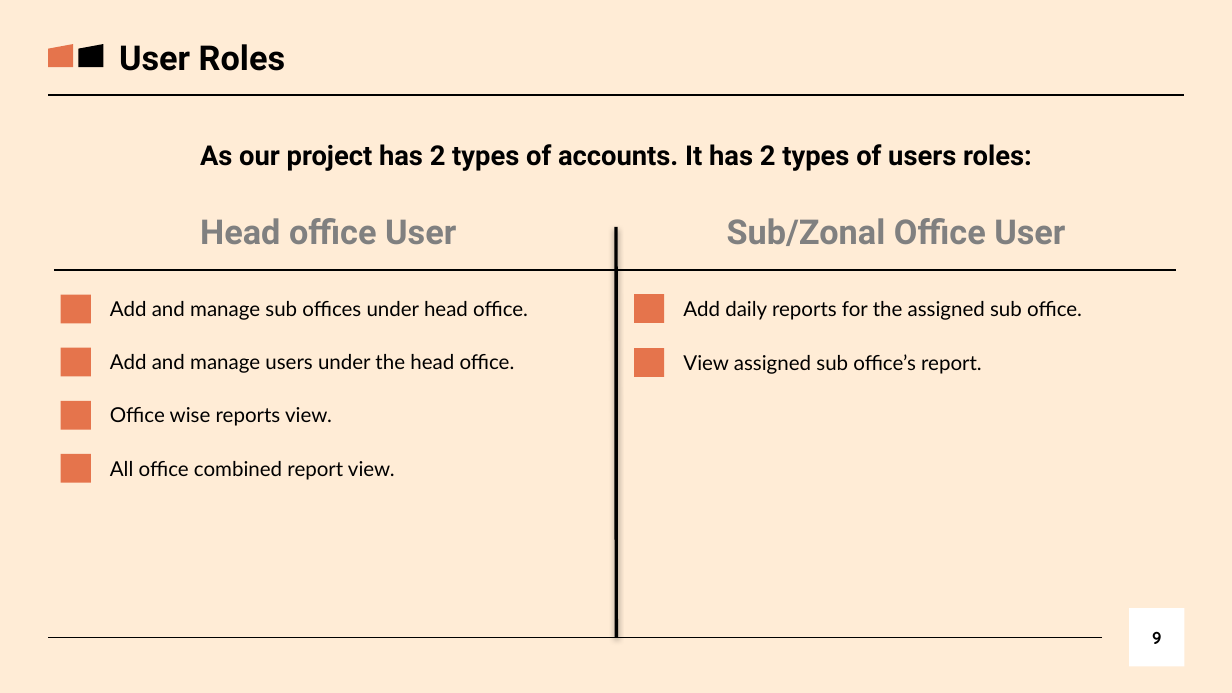
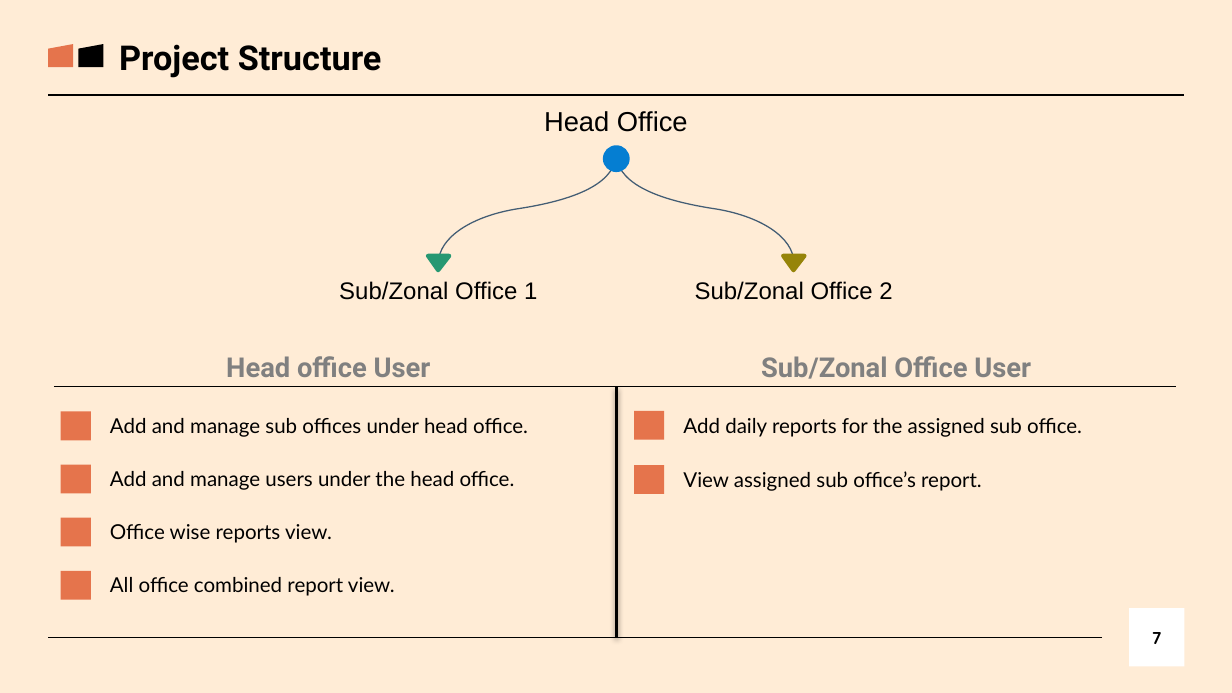
Before and after one commit to itstanmaymitra/eims, a slide deck: slide 7 of presentation/Presentation.pptx (slide 9 before the commit). Drawn at 1232x693 pixels with LibreOffice and Linux fonts; fonts in the diff are those of the drawing. Boxes give left, top, right and bottom in pixels: in the first picture for what was removed or moved away, otherwise in the second. Text is boxed around its words. In the diff, an @@ line names an element or a change of style, - is before the commit and + after.

```diff
--- a/presentation/Presentation.pptx
+++ b/presentation/Presentation.pptx
@@ text at (119, 44, 382, 78): text changed @@
-User Roles
+Project Structure
@@ text added at (544, 111, 688, 132), 16 pt, text #000000 @@
+Head Office
@@ title removed at (200, 144, 1032, 171) @@
-As our project has 2 types of accounts. It has 2 types of users roles:
@@ group added at (425, 145, 807, 272): 5 freeform shapes @@
@@ text added at (339, 281, 537, 300), 14 pt, text #000000 @@
+Sub/Zonal Office 1
@@ text added at (695, 281, 892, 300), 14 pt, text #000000 @@
+Sub/Zonal Office 2
@@ text "Head office User": place and size @@
-text "Head office User" at (200, 218, 456, 244)
+text "Head office User" at (226, 356, 431, 377)
@@ text "Head office User" at (226, 356, 431, 377): size 20 to 16 pt @@
@@ text "Sub/Zonal Office User": place and size @@
-text "Sub/Zonal Office User" at (727, 218, 1065, 246)
+text "Sub/Zonal Office User" at (761, 356, 1031, 379)
@@ text "Sub/Zonal Office User" at (761, 356, 1031, 379): size 20 to 16 pt @@
@@ line moved from (616, 227) - (616, 637) to (616, 387) - (616, 637) @@
@@ 6 texts, 6 rectangles, 1 line: place and size @@
-6 texts, 6 rectangles, 1 line at (54, 270, 1177, 483)
+6 texts, 6 rectangles, 1 line at (54, 387, 1177, 599)
@@ page number at (1152, 632, 1162, 644): text changed @@
-9
+7
```
Also in this commit, not shown: 4 other slides changed, 1 slide added, 6 slides removed, 3 other files.
